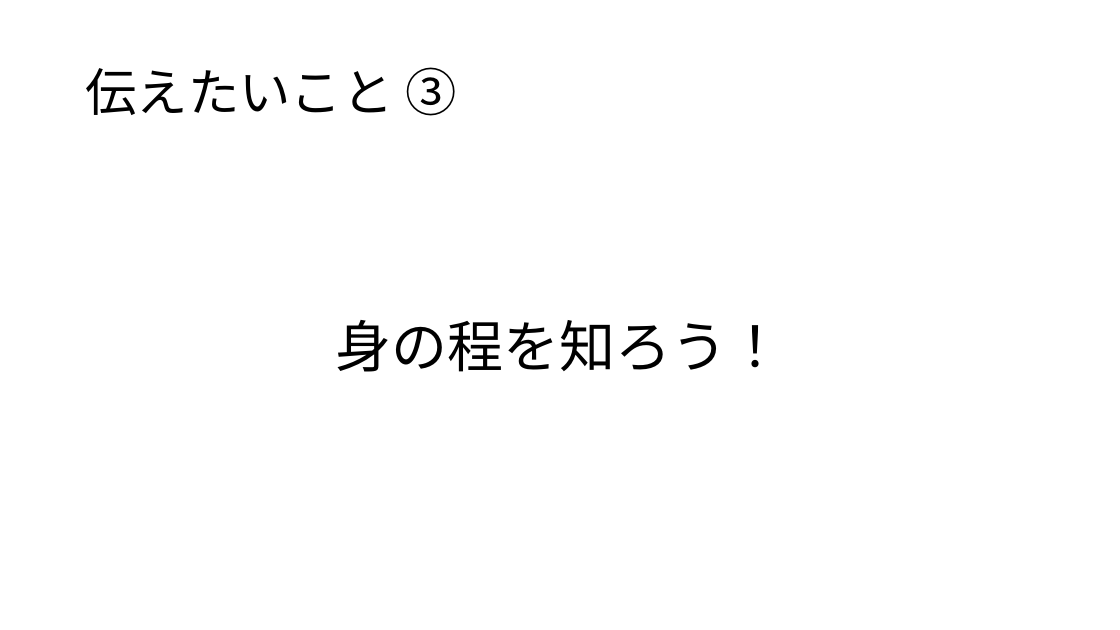
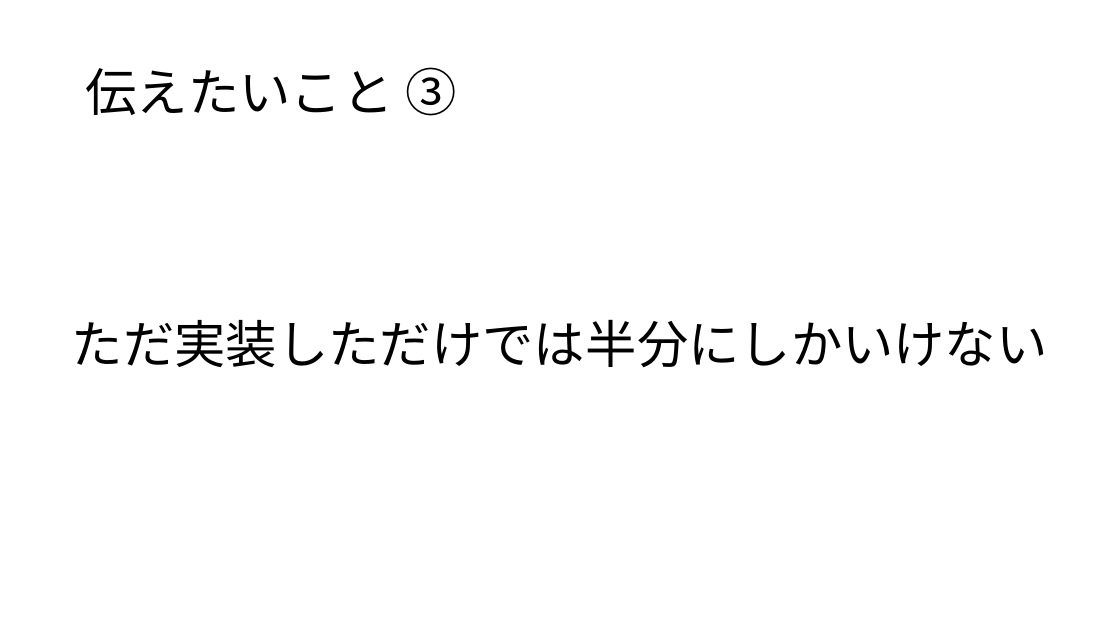
Before and after one commit to 8-u8/Kaggle, a slide deck: slide 29 of Santander/output/caretパッケージを使ったXGBoostのformula型.pptx (slide 26 before the commit). Drawn at 1120x630 pixels with LibreOffice and Linux fonts; fonts in the diff are those of the drawing. Boxes give left, top, right and bottom in pixels: in the first picture for what was removed or moved away, otherwise in the second. Text is boxed around its words. In the diff, an @@ line names an element or a change of style, - is before the commit and + after.

```diff
--- a/Santander/output/caretパッケージを使ったXGBoostのformula型.pptx
+++ b/Santander/output/caretパッケージを使ったXGBoostのformula型.pptx
@@ text at <box>72,319,1048,368</box>: text changed; size 48 to 44 pt @@
-身の程を知ろう！
+ただ実装しただけでは半分にしかいけない
```
Also in this commit, not shown: 15 other slides changed, 5 slides added, 1 slide removed, 2 other files.
